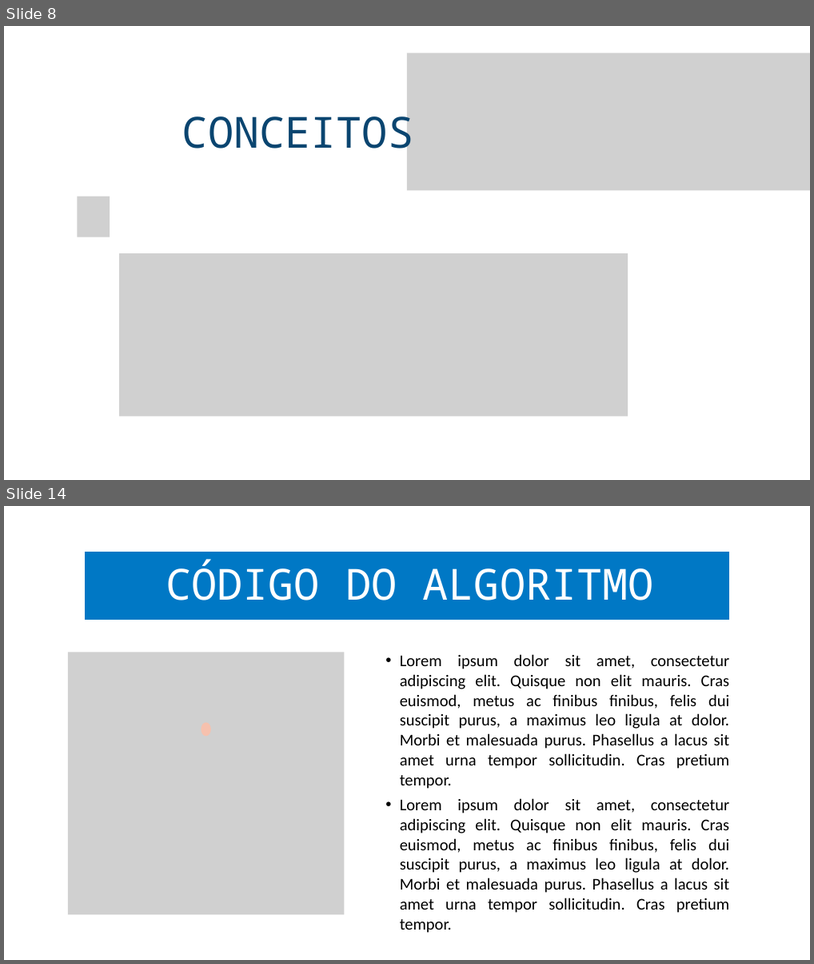
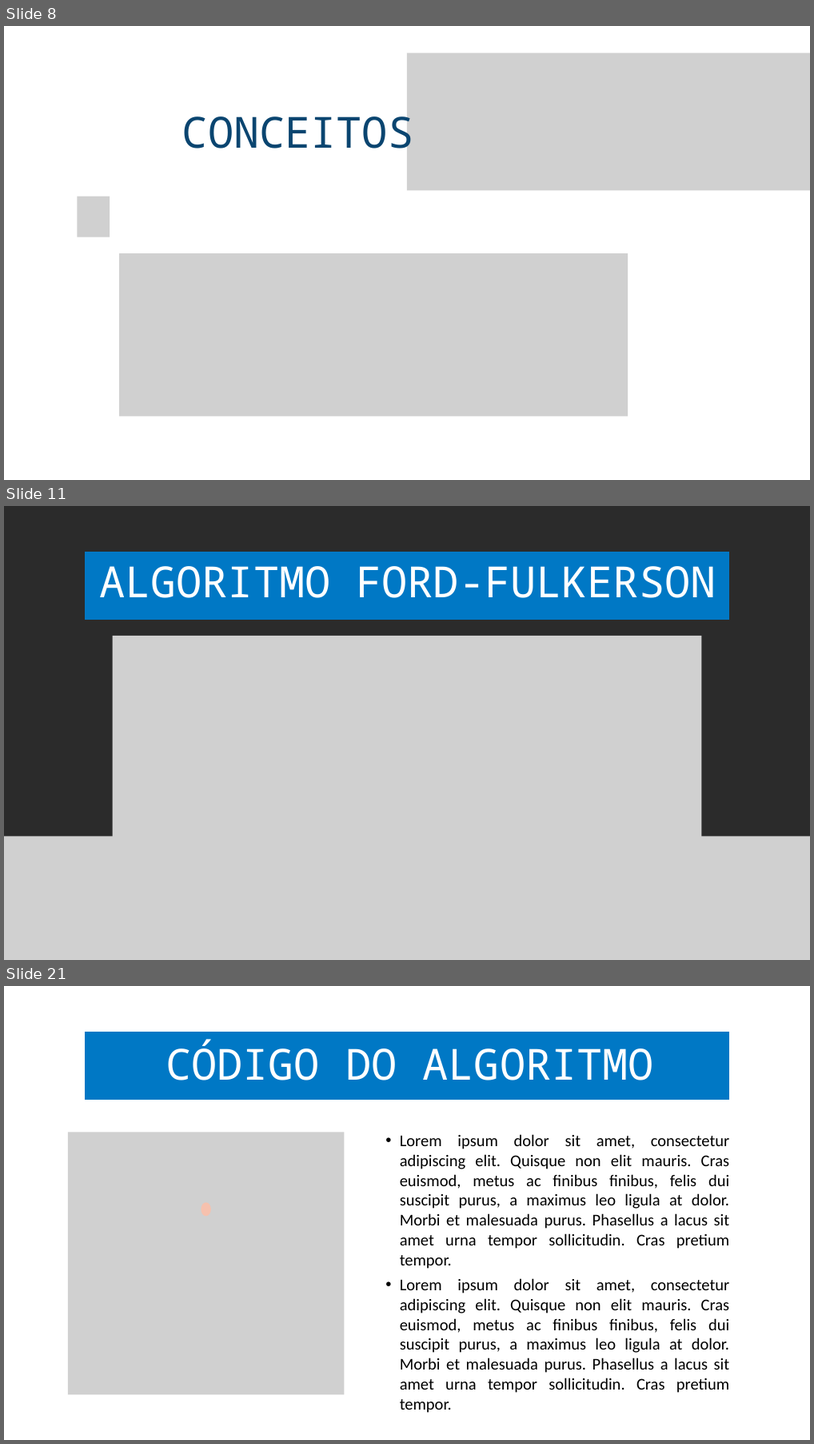
Before and after one commit to jair-ferreira-rodrigues-neto/seminario-grafos, a slide deck: docs/slides/Slides.pptx. Shown one above the other, each under a label of ours: slides 8 and 14 before the commit, slides 8, 11 and 21 after it; the slides between them are not shown. The pictures are 814x964 and 814x1444 pixels, drawn with LibreOffice and Linux fonts; fonts in the diff are those of the drawing; grey boxes stand for pictures; background and template pictures are left out; a plain dark background stands for a picture behind light text. Boxes give left, top, right and bottom in pixels: in the first picture for what was removed or moved away, otherwise in the second. Text is boxed around its words. In the diff, an @@ line names an element or a change of style, - is before the commit and + after.

Commit message:
docs: adicionar slides do algoritmo com exemplo passo a passo

```diff
--- a/docs/slides/Slides.pptx
+++ b/docs/slides/Slides.pptx
@@ slide 11 added at bbox=[4, 506, 810, 960], background picture (left out) @@
@@ group added at bbox=[4, 552, 810, 960]: 3 pictures, 1 freeform shape, 1 text @@
+ALGORITMO FORD-FULKERSON
@@ what was slide 14 is now slide 21 @@
```
Also in this commit, not shown: 4 slides changed, 9 other slides added, 3 slides removed.
